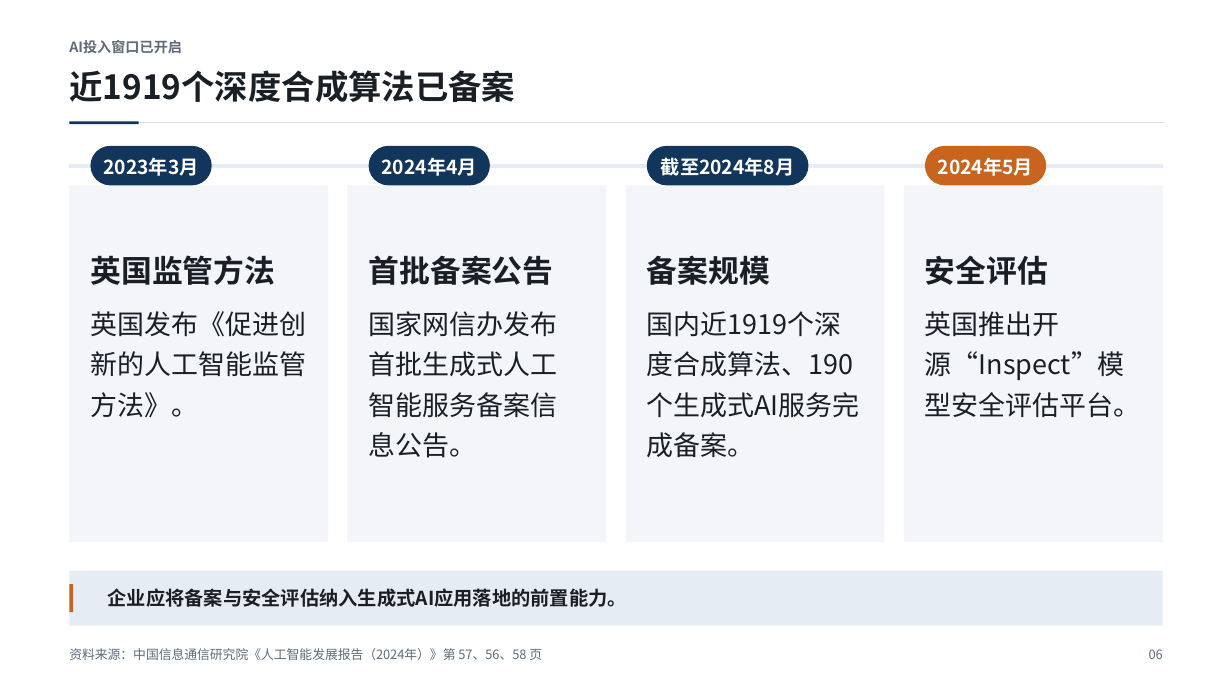
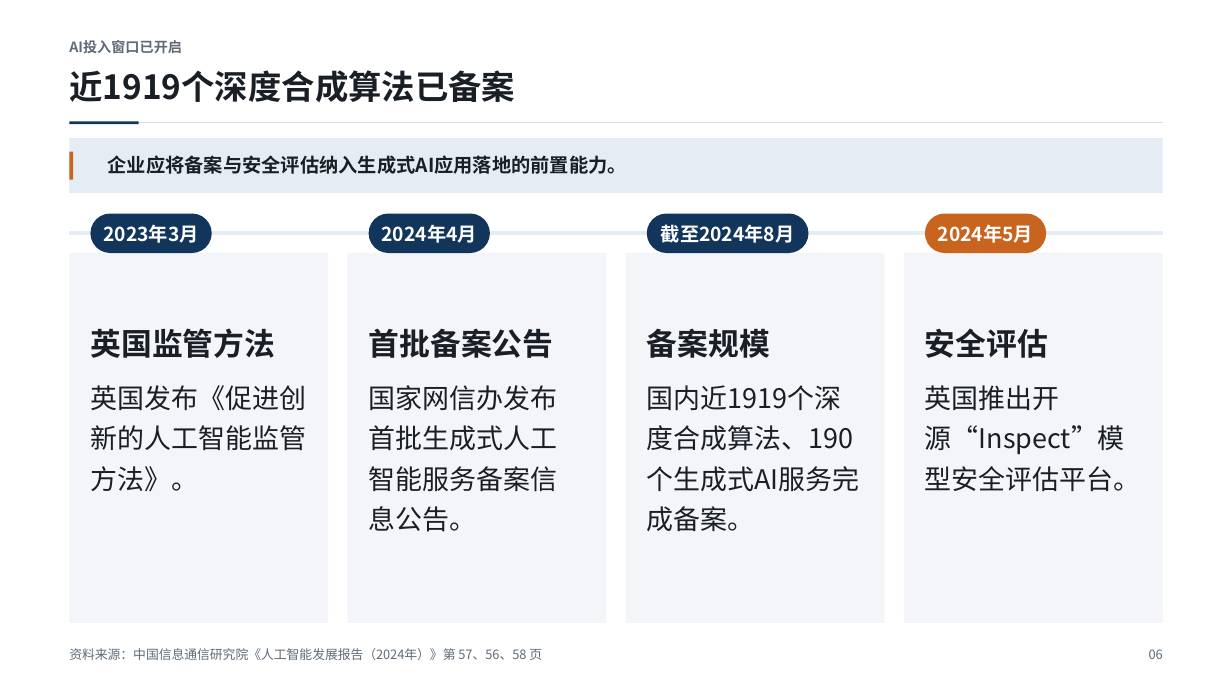
Before and after one commit to Liyilin66/ppt-agent, a slide deck: slide 6 of examples/caict-2024-sample.pptx. Drawn at 1232x693 pixels with LibreOffice and Linux fonts; fonts in the diff are those of the drawing. Boxes give left, top, right and bottom in pixels: in the first picture for what was removed or moved away, otherwise in the second. Text is boxed around its words. In the diff, an @@ line names an element or a change of style, - is before the commit and + after.

```diff
--- a/examples/caict-2024-sample.pptx
+++ b/examples/caict-2024-sample.pptx
@@ 2 rectangles, 1 text: place and size @@
-2 rectangles, 1 text at (69,571,1163,626)
+2 rectangles, 1 text at (69,139,1163,193)
@@ line moved from (69, 165) - (1163, 165) to (69, 233) - (1163, 233) @@
@@ 4 texts, 4 rounded rectangles: place and size @@
-4 texts, 4 rounded rectangles at (91,146,1046,186)
+4 texts, 4 rounded rectangles at (91,213,1046,253)
@@ rectangle: place and size @@
-rectangle at (69,186,328,543)
+rectangle at (69,253,328,623)
@@ rectangle: place and size @@
-rectangle at (348,186,606,543)
+rectangle at (348,253,606,623)
@@ rectangle: place and size @@
-rectangle at (626,186,884,543)
+rectangle at (626,253,884,623)
@@ rectangle: place and size @@
-rectangle at (904,186,1163,543)
+rectangle at (904,253,1163,623)
@@ 8 texts: place and size @@
-8 texts at (90,255,1141,458)
+8 texts at (90,328,1141,532)
```
Also in this commit, not shown: 10 other slides changed, 6 other files.
